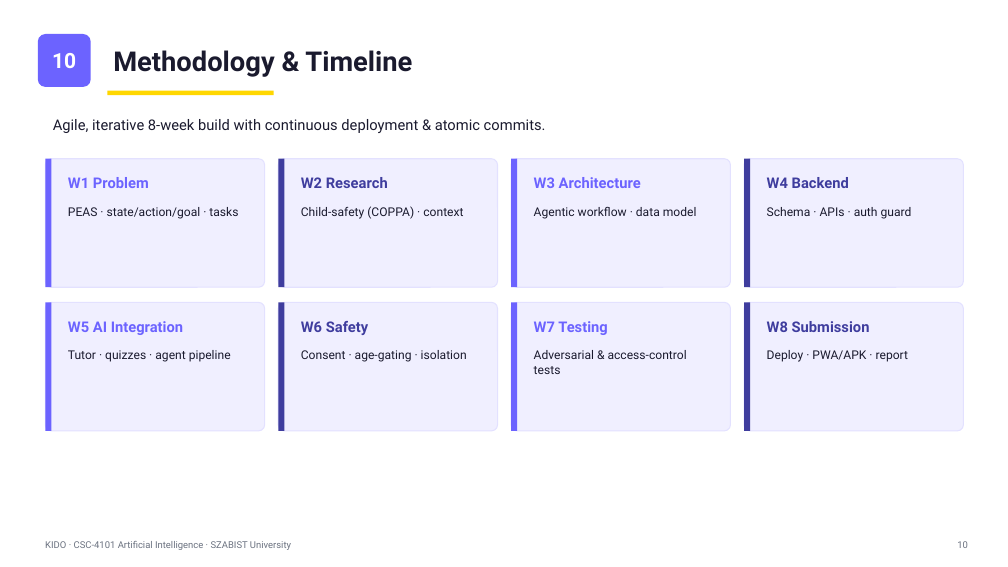
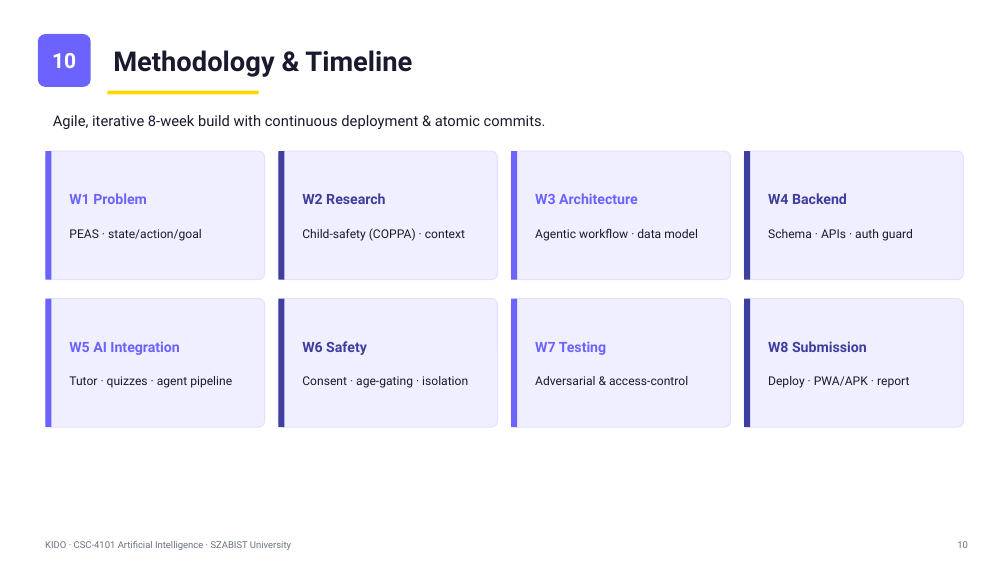
Before and after one commit to FarhanRajputFelix/KIDO, a slide deck: slide 10 of docs/KIDO_Presentation.pptx. Drawn at 1008x567 pixels with LibreOffice and Linux fonts; fonts in the diff are those of the drawing. Boxes give left, top, right and bottom in pixels: in the first picture for what was removed or moved away, otherwise in the second. Text is boxed around its words. In the diff, an @@ line names an element or a change of style, - is before the commit and + after.

```diff
--- a/docs/KIDO_Presentation.pptx
+++ b/docs/KIDO_Presentation.pptx
@@ rectangle: place and size @@
-rectangle at box(107, 91, 274, 95)
+rectangle at box(107, 91, 259, 95)
@@ text removed at box(68, 177, 149, 188) @@
-W1 Problem
@@ text "W2 Research": place and size @@
-text "W2 Research" at box(301, 206, 463, 219)
+text "W2 Research" at box(302, 193, 465, 241)
@@ text removed at box(301, 177, 388, 188) @@
-W2 Research
@@ text "W3 Architecture": place and size @@
-text "W3 Architecture" at box(534, 207, 697, 219)
+text "W3 Architecture" at box(535, 193, 698, 241)
@@ text removed at box(534, 177, 641, 188) @@
-W3 Architecture
@@ 4 rounded rectangles, 4 rectangles: place and size @@
-4 rounded rectangles, 4 rectangles at box(45, 159, 963, 287)
+4 rounded rectangles, 4 rectangles at box(45, 151, 963, 280)
@@ text "W4 Backend": place and size @@
-text "W4 Backend" at box(767, 207, 912, 219)
+text "W4 Backend" at box(768, 193, 913, 241)
@@ text removed at box(767, 177, 849, 188) @@
-W4 Backend
@@ text at box(69, 193, 202, 241): text changed @@
-PEAS · state/action/goal · tasks
+W1 Problem
+PEAS · state/action/goal
@@ text at box(302, 193, 385, 204): paragraph added @@
+W2 Research
@@ text at box(535, 193, 638, 204): paragraph added @@
+W3 Architecture
@@ text at box(768, 193, 847, 204): paragraph added @@
+W4 Backend
@@ text at box(302, 228, 465, 241): line spacing 1 to 1.05 @@
@@ text at box(535, 229, 698, 241): line spacing 1 to 1.05 @@
@@ text at box(768, 229, 913, 241): line spacing 1 to 1.05 @@
@@ 4 rounded rectangles, 4 rectangles, 1 text: place and size @@
-4 rounded rectangles, 4 rectangles, 1 text at box(45, 119, 963, 431)
+4 rounded rectangles, 4 rectangles, 1 text at box(45, 115, 963, 427)
@@ text "W5 AI Integration": place and size @@
-text "W5 AI Integration" at box(68, 350, 231, 362)
+text "W5 AI Integration" at box(69, 341, 232, 388)
@@ text removed at box(68, 321, 183, 335) @@
-W5 AI Integration
@@ text "W6 Safety": place and size @@
-text "W6 Safety" at box(301, 350, 467, 362)
+text "W6 Safety" at box(302, 341, 468, 388)
@@ text removed at box(301, 321, 368, 335) @@
-W6 Safety
@@ vertical alignment top to middle in 8 elements at box(302, 341, 468, 388), box(768, 341, 909, 388), box(302, 193, 465, 241), box(535, 193, 698, 241), box(768, 193, 913, 241), box(69, 341, 232, 388), box(69, 193, 202, 241), box(535, 341, 688, 385) @@
@@ text removed at box(534, 321, 608, 335) @@
-W7 Testing
@@ text "W8 Submission": place and size @@
-text "W8 Submission" at box(767, 350, 908, 362)
+text "W8 Submission" at box(768, 341, 909, 388)
@@ text removed at box(767, 321, 870, 332) @@
-W8 Submission
@@ text at box(69, 341, 179, 355): paragraph added @@
+W5 AI Integration
@@ text at box(302, 341, 367, 355): paragraph added @@
+W6 Safety
@@ text at box(535, 341, 688, 385): text changed @@
-Adversarial & access-control tests
+W7 Testing
+Adversarial & access-control
@@ text at box(768, 341, 867, 352): paragraph added @@
+W8 Submission
@@ text at box(69, 376, 232, 388): line spacing 1 to 1.05 @@
@@ text at box(302, 376, 468, 388): line spacing 1 to 1.05 @@
@@ text at box(768, 376, 909, 388): line spacing 1 to 1.05 @@
```
Also in this commit, not shown: 11 other slides changed, 2 other files.
